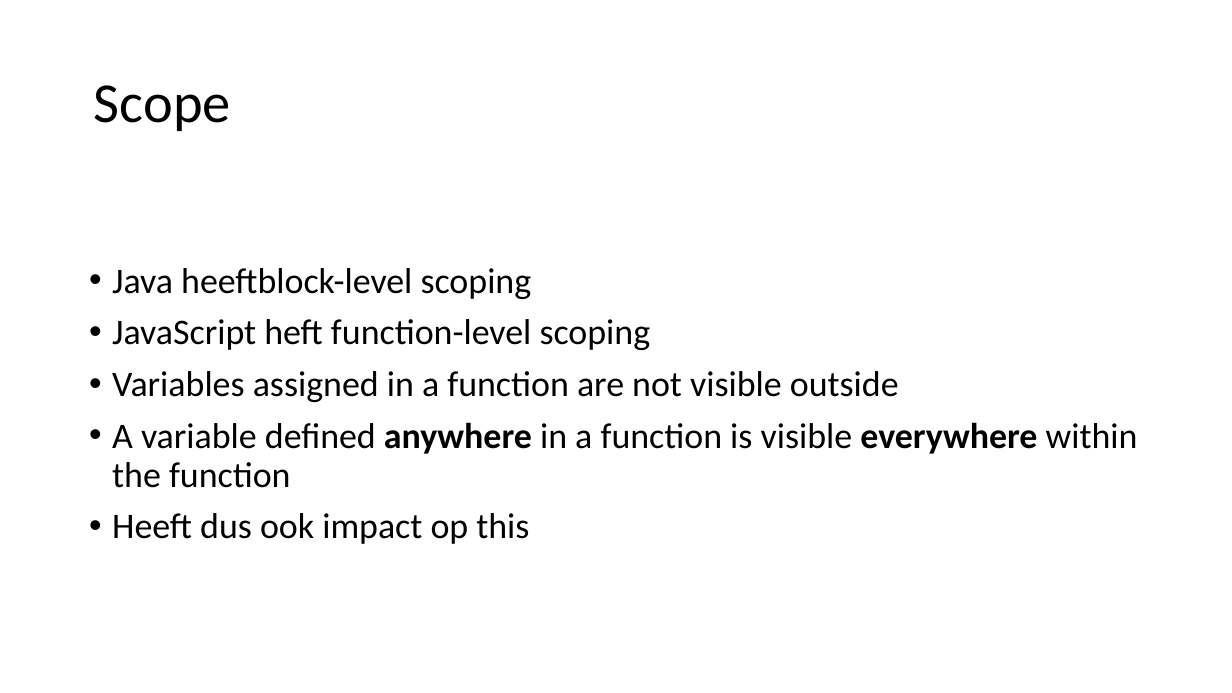
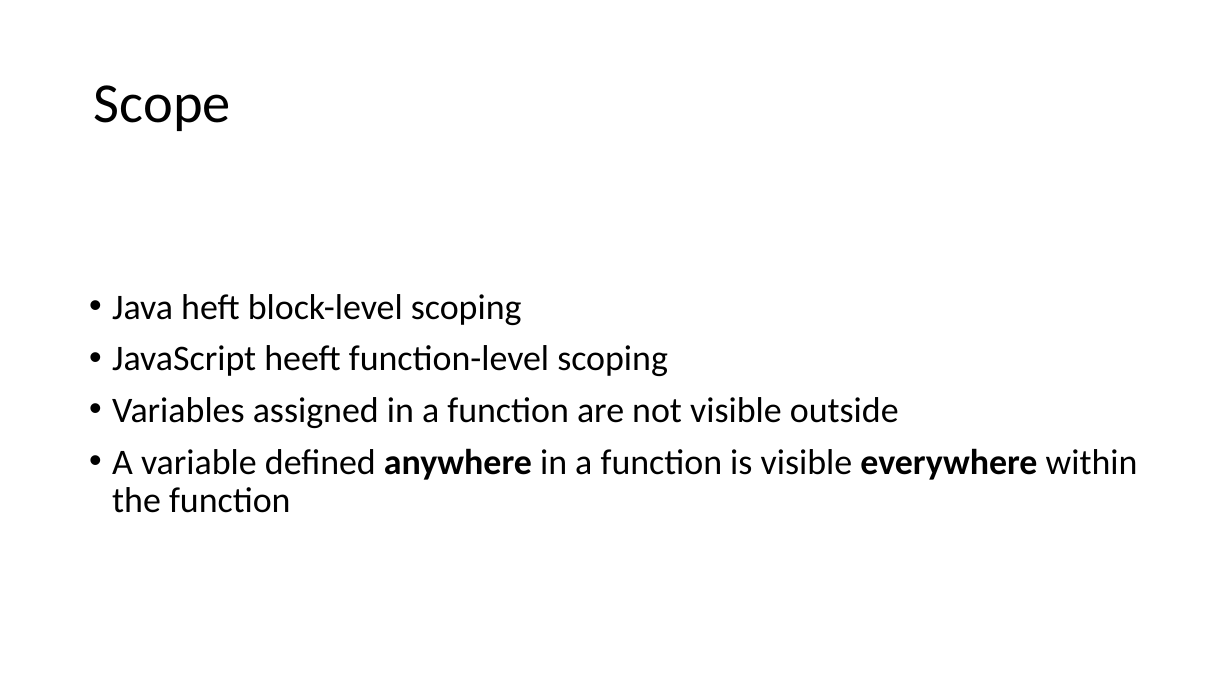
Before and after one commit to EelcoMuller/TypeScriptWorkshop, a slide deck: slide 7 of Sheets/typescript workshop.pptx. Drawn at 1232x693 pixels with LibreOffice and Linux fonts; fonts in the diff are those of the drawing. Boxes give left, top, right and bottom in pixels: in the first picture for what was removed or moved away, otherwise in the second. Text is boxed around its words. In the diff, an @@ line names an element or a change of style, - is before the commit and + after.

```diff
--- a/Sheets/typescript workshop.pptx
+++ b/Sheets/typescript workshop.pptx
@@ text at [112,294,668,376]: text changed @@
-• Java heeftblock-level scoping
-• JavaScript heft function-level scoping
+• Java heft block-level scoping
+• JavaScript heeft function-level scoping
@@ text at [112,513,529,544]: paragraph removed @@
-• Heeft dus ook impact op this
```
Also in this commit, not shown: 2 other slides changed, 1 other file.
